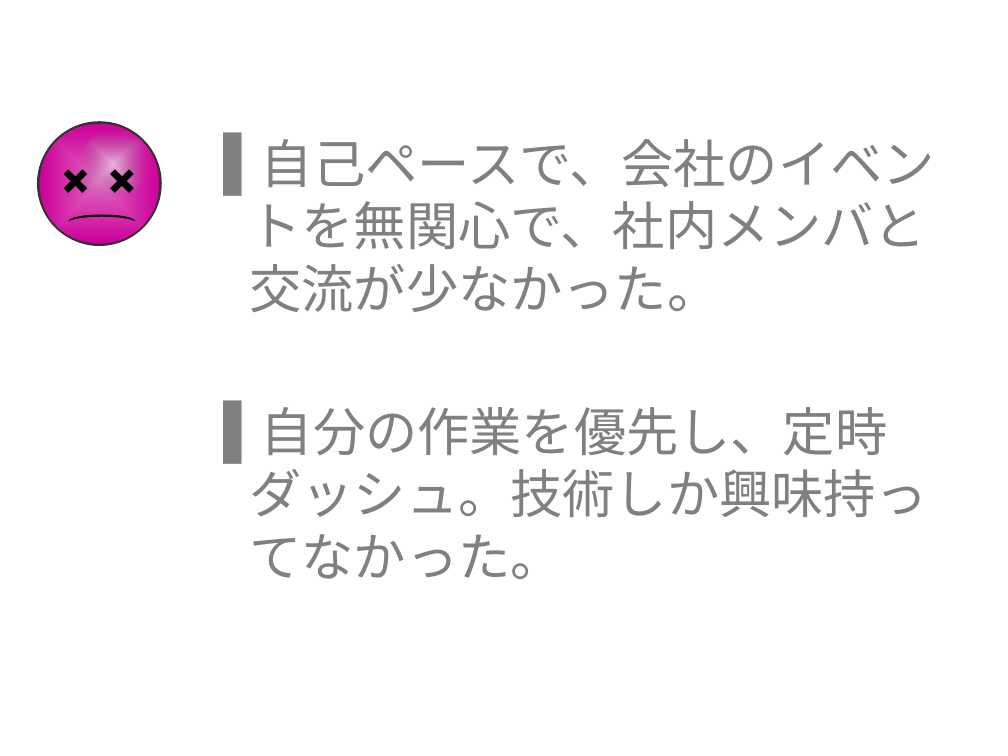
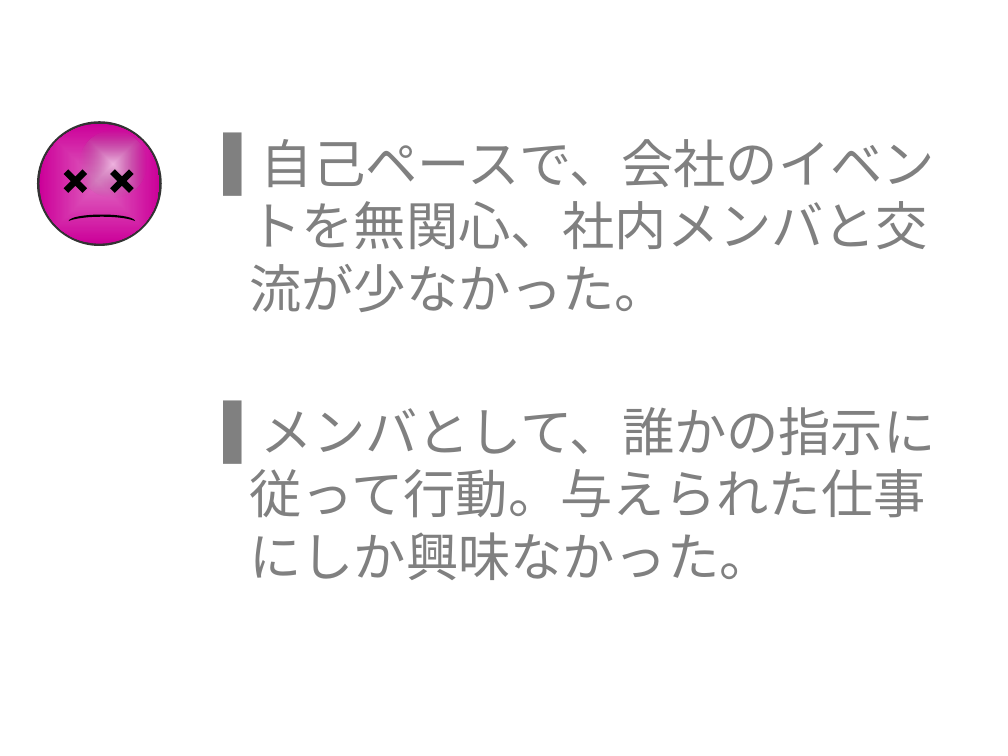
Before and after one commit to milo-bb/test, a slide deck: slide 4 of 昇格プレゼン(徐洋)_new.pptx. Drawn at 1008x756 pixels with LibreOffice and Linux fonts; fonts in the diff are those of the drawing; background and template pictures are left out. Boxes give left, top, right and bottom in pixels: in the first picture for what was removed or moved away, otherwise in the second. Text is boxed around its words. In the diff, an @@ line names an element or a change of style, - is before the commit and + after.

```diff
--- a/昇格プレゼン(徐洋)_new.pptx
+++ b/昇格プレゼン(徐洋)_new.pptx
@@ text at <box>250,139,935,580</box>: text changed @@
-▌ 自己ペースで、会社のイベントを無関心で、社内メンバと交流が少なかった。
-▌ 自分の作業を優先し、定時ダッシュ。技術しか興味持ってなかった。
+▌ 自己ペースで、会社のイベントを無関心、社内メンバと交流が少なかった。
+▌ メンバとして、誰かの指示に従って行動。与えられた仕事にしか興味なかった。
```
Also in this commit, not shown: 10 other slides changed.
